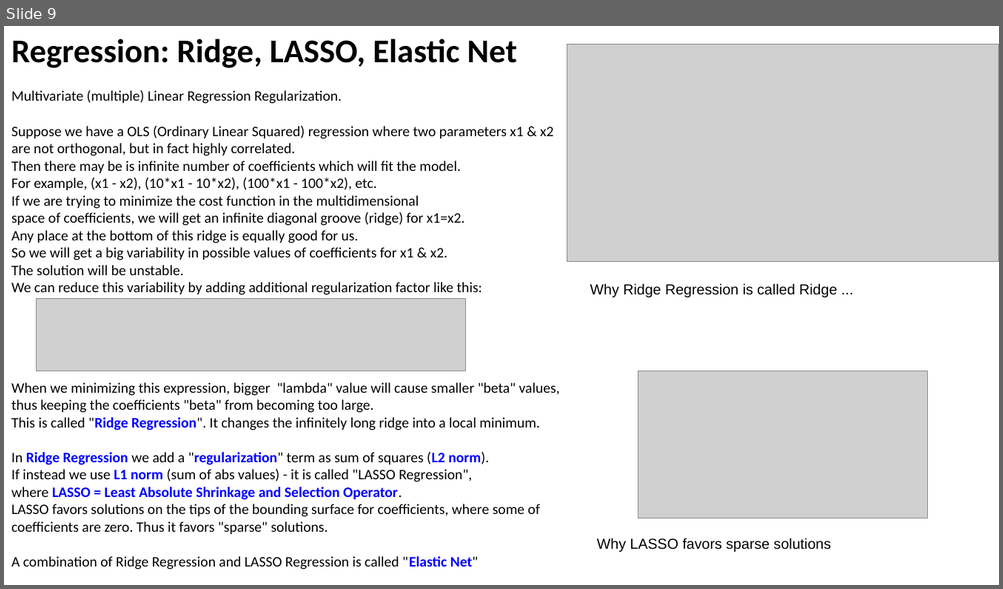
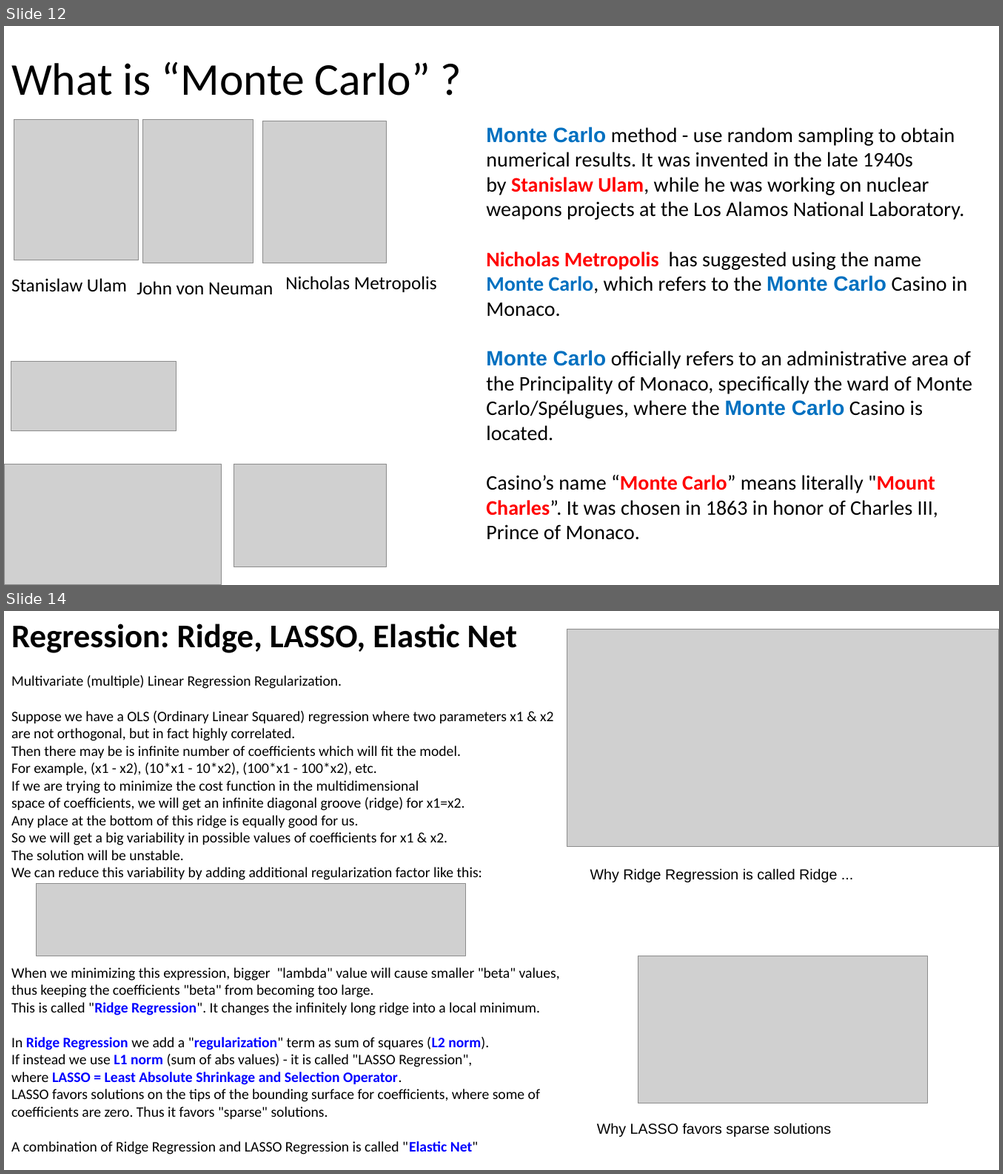
Before and after one commit to lselector/ml_ai_doc, a slide deck: Time_Series_Forecasting.pptx. Shown one above the other, each under a label of ours: slide 9 before the commit, slides 12 and 14 after it; the slides between them are not shown. The pictures are 1003x589 and 1003x1174 pixels, drawn with LibreOffice and Linux fonts; fonts in the diff are those of the drawing; grey boxes stand for pictures. Boxes give left, top, right and bottom in pixels: in the first picture for what was removed or moved away, otherwise in the second. Text is boxed around its words. In the diff, an @@ line names an element or a change of style, - is before the commit and + after.

```diff
--- a/Time_Series_Forecasting.pptx
+++ b/Time_Series_Forecasting.pptx
@@ slide 12 added at [4,26,999,585], background #FFFFFF @@
@@ title added at [11,62,430,96], 44 pt, text #000000 @@
+What is “Monte Carlo” ?
@@ picture added at [14,119,138,261] @@
@@ picture added at [143,119,253,263] @@
@@ picture added at [263,121,386,263] @@
@@ text added at [486,127,972,540], 20 pt, text #000000 @@
+Monte Carlo method - use random sampling to obtain numerical results. It was invented in the late 1940s by Stanislaw Ulam, while he was working on nuclear weapons projects at the Los Alamos National Laboratory.
+Nicholas Metropolis has suggested using the name Monte Carlo, which refers to the Monte Carlo Casino in Monaco.
+Monte Carlo officially refers to an administrative area of the Principality of Monaco, specifically the ward of Monte Carlo/Spélugues, where the Monte Carlo Casino is located.
+Casino’s name “Monte Carlo” means literally "Mount Charles”. It was chosen in 1863 in honor of Charles III, Prince of Monaco.
@@ text added at [11,278,127,292], 18 pt, text #000000 @@
+Stanislaw Ulam
@@ text added at [136,281,273,295], 18 pt, text #000000 @@
+John von Neuman
@@ text added at [285,276,437,292], 18 pt, text #000000 @@
+Nicholas Metropolis
@@ picture added at [11,362,176,431] @@
@@ picture added at [4,465,222,585] @@
@@ picture added at [234,465,386,568] @@
@@ what was slide 9 is now slide 14 @@
```
Also in this commit, not shown: 3 slides changed, 6 other slides added, 1 other file.
